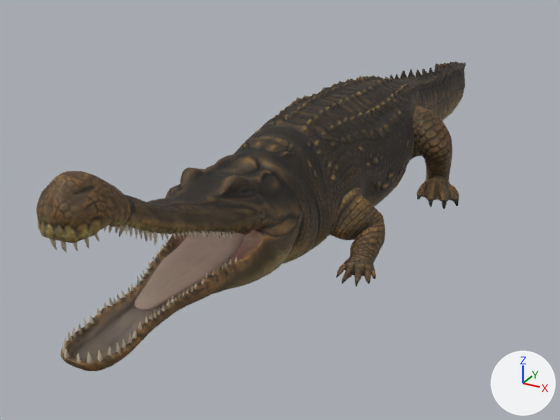
What one commit did to the glTF model content/creatures/sarcosuchus/model.glb.
Camera for both pictures: a 50 mm lens placed at (1.77, -3.85, 1.86), pointed at (-0.37, 0.05, -0.09). Every picture has the same lights, and +X, +Y and +Z are marked at lower right. The first picture is the older version. Where no turn or scale is listed for an object, it has been applied to the vertices. Vertices at exactly the same position are counted once.

Objects in the first picture: 'sarcosuchus.1'.
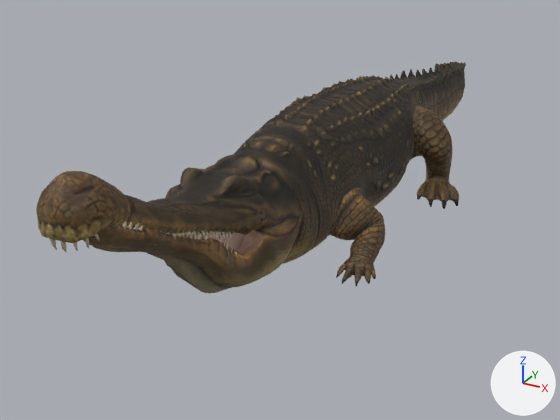
What the commit changed:
me_mesh_0 has 7696 vertices, 14506 faces and spans x -0.64..0.64, y -2.21..3.29, z 0.0..0.95.
me_mesh_0 is used by ob_sarcosuchus_1; location (0.0, 0.0, 0.0).
me_mesh_0 part 1: the loose piece of 13 vertices spanning x 0.06..0.08, y -2.16..-2.14, z 0.25..0.3 is turned -32.1 degrees about the x axis through its middle, then moved by (0.0, 0.12, 0.51).
me_mesh_0 part 2: the loose piece of 15 vertices spanning x 0.08..0.1, y -2.13..-2.11, z 0.25..0.3 is turned -32.1 degrees about the x axis through its middle, then moved by (0.0, 0.11, 0.5).
me_mesh_0 part 3: the loose piece of 11 vertices spanning x 0.1..0.12, y -1.96..-1.94, z 0.25..0.29 is turned -32.1 degrees about the x axis through its middle, then moved by (0.0, 0.08, 0.41).
me_mesh_0 part 4: 887 of 7696 vertices moved; they spanned x -0.18..0.2, y -2.18..-1.32, z 0.11..0.36 and now span x -0.18..0.2, y -2.07..-1.32, z 0.12..0.82; mean shift (0.0, 0.05, 0.31); largest move (0.0, -2.18, 0.26) -> (0.0, -2.07, 0.79).

Pixel boxes [x1, y1, x2, y2] of what changed, in the pictures (560 x 420 px; the box of a moved part takes in the faces that stretch with it):
'sarcosuchus.1', reshaped (25% shorter)
    before: [36, 61, 466, 371]
    after: [36, 61, 466, 293]
part 1 of me_mesh_0, moved or reshaped (not visible afterwards)
    before: [87, 352, 92, 364]
part 2 of me_mesh_0, moved or reshaped (not visible afterwards)
    before: [98, 350, 103, 362]
part 3 of me_mesh_0, moved or reshaped
    before: [132, 331, 137, 339]
    after: [138, 225, 143, 231]
part 4 of me_mesh_0, moved or reshaped
    before: [61, 236, 249, 371]
    after: [83, 221, 249, 293]
